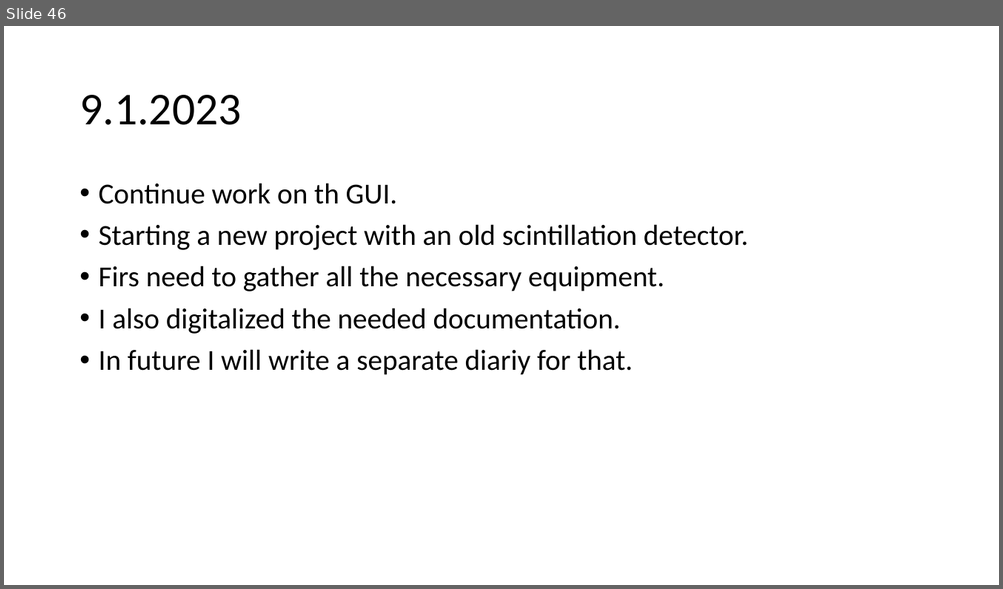
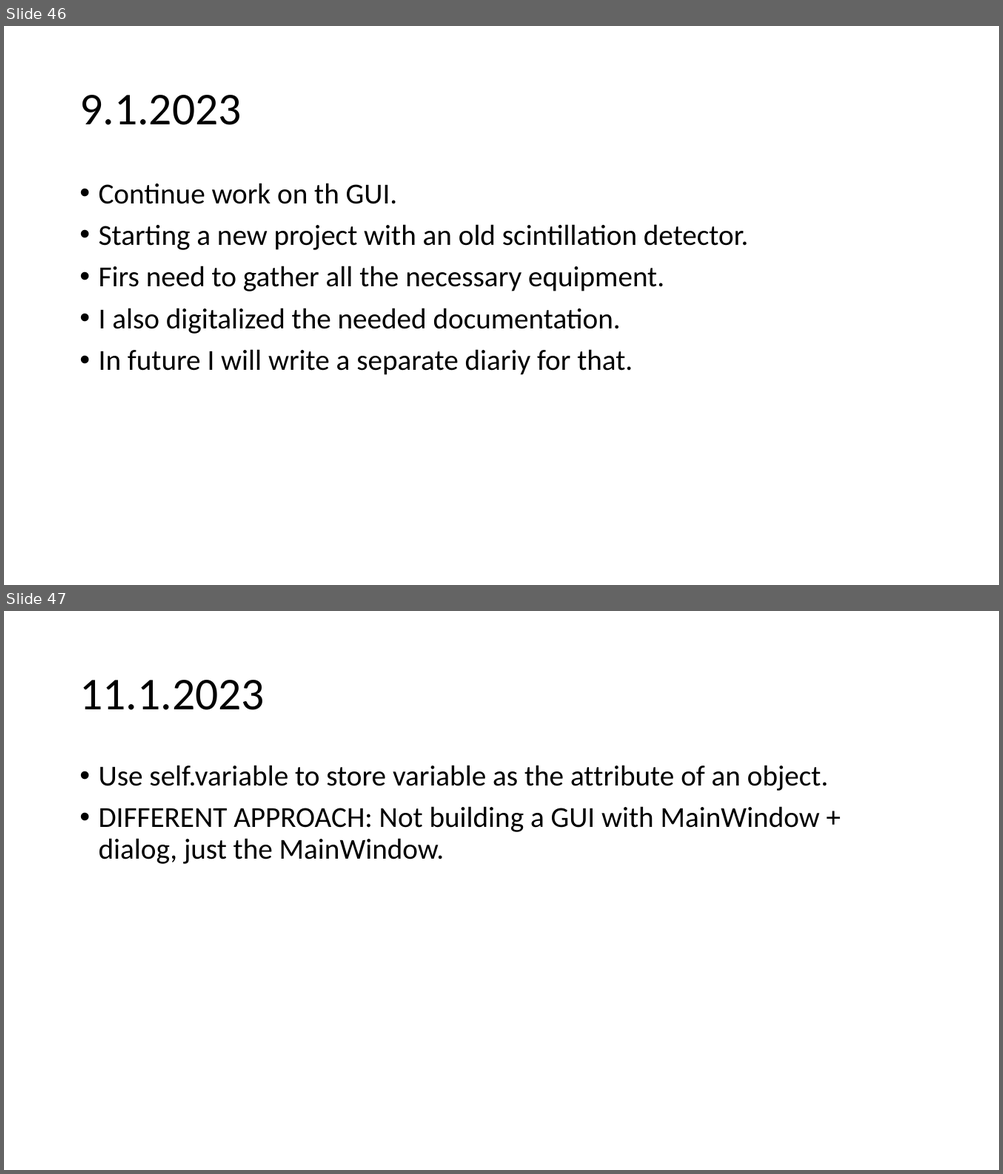
Before and after one commit to urhtrinko/DroneRadioactivity_student_job, a slide deck: reports/work_diary.pptx. Shown one above the other, each under a label of ours: slide 46 before the commit, slides 46 and 47 after it. The pictures are 1003x589 and 1003x1174 pixels, drawn with LibreOffice and Linux fonts; fonts in the diff are those of the drawing. Boxes give left, top, right and bottom in pixels: in the first picture for what was removed or moved away, otherwise in the second. Text is boxed around its words. In the diff, an @@ line names an element or a change of style, - is before the commit and + after.

```diff
--- a/reports/work_diary.pptx
+++ b/reports/work_diary.pptx
@@ slide 47 added at (4, 611, 999, 1170), background #FFFFFF @@
@@ title added at (79, 680, 264, 710), 44 pt, text #000000 @@
+11.1.2023
@@ text added at (99, 765, 828, 864), 28 pt, text #000000 @@
+• Use self.variable to store variable as the attribute of an object.
+• DIFFERENT APPROACH: Not building a GUI with MainWindow + dialog, just the MainWindow.
```
